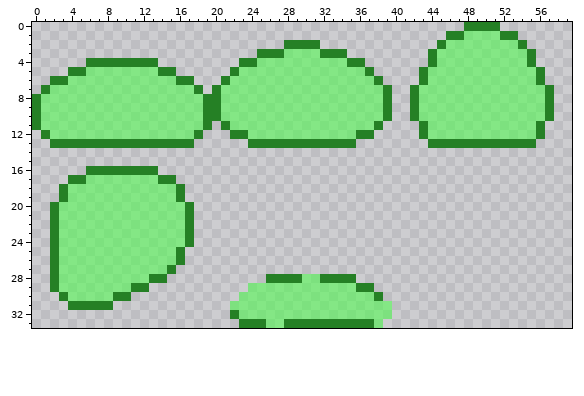
A pixel-art sprite gets an edit: gfx/enemy3.png. The picture above was drawn from the file before the commit.
The file is 60x34 pixels.
After:
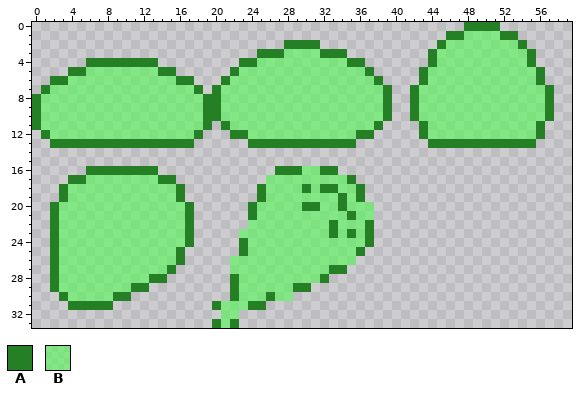
Palette (. is transparent): A #258025  B #48fd488c
Change:
Changed rows in their new state; - is an unchanged pixel.
first column x 20:
16 -------AAABBAA------
17 ------BBBBBBBBBA----
18 -----ABBBBABAABBA---
19 -----ABBBBBBBBABA---
20 ----ABBBBBAABBABBB--
21 ----ABBBBBBBBBBABB--
22 ----BBBBBBBBBABBBA--
23 ---BBBBBBBBBBABABA--
24 ---ABBBBBBBBBBBBBA--
25 ---ABBBBBBBBBBBBA---
26 --BBBBBBBBBBBBBB----
27 --BBBBBBBBBBBAA-----
28 --ABBBBBBB---...----
29 --AB-----AA.......--
30 --A---A--..........-
31 AB--AA..............
32 -BB.................
33 ABA................-
Where, in picture pixels (left, top, right, bottom), the same in both pictures:
changed: (212, 166, 392, 328)
